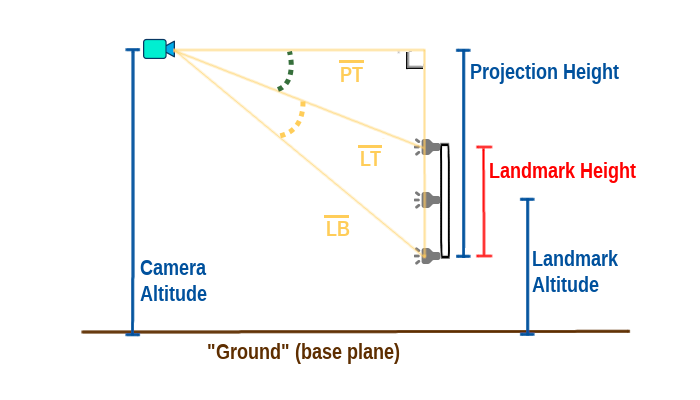
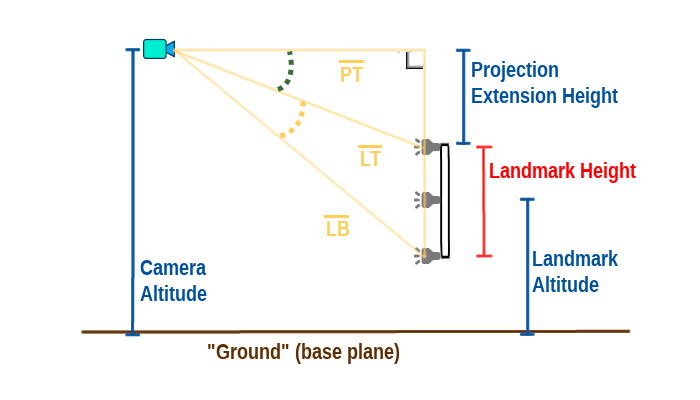
Before/after of a (700, 400) layered artwork. What changed in the layer stack:
added layer "Projection Extension Height" above "Background" over (472, 61, 618, 108)
painted on "Background" over (456, 63, 619, 258)
